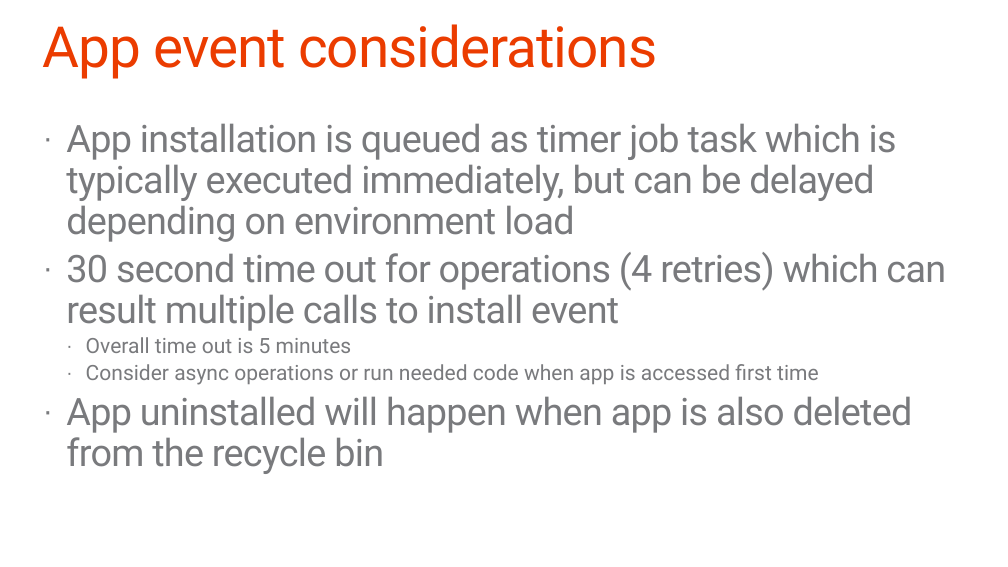
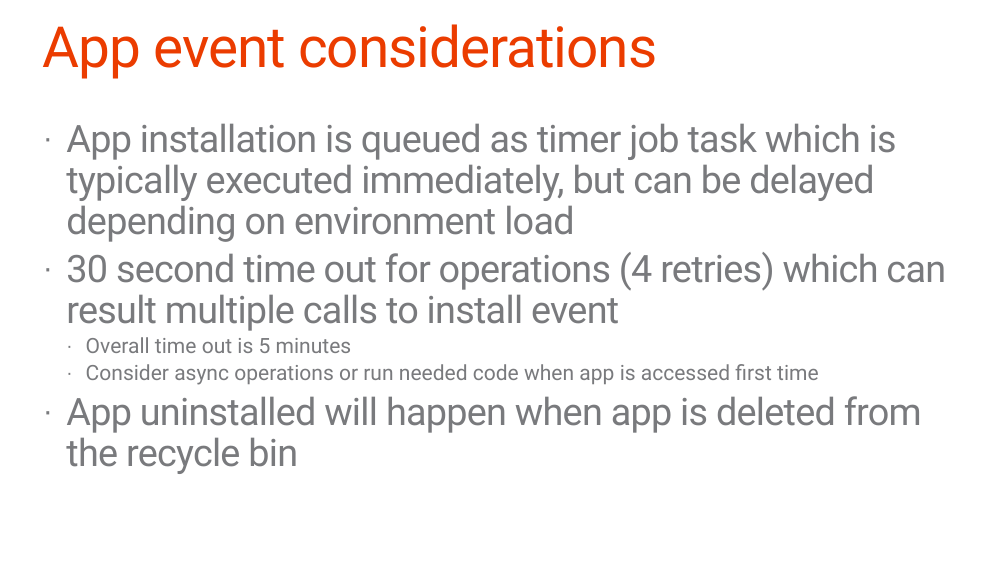
Before and after one commit to OfficeDev/TrainingContent, a slide deck: slide 32 of O3658/05 Using Remote Event Receivers and Remote Timer Jobs/5_RemoteTimersEvents.pptx. Drawn at 1008x567 pixels with LibreOffice and Linux fonts; fonts in the diff are those of the drawing; background and template pictures are left out. Boxes give left, top, right and bottom in pixels: in the first picture for what was removed or moved away, otherwise in the second. Text is boxed around its words. In the diff, an @@ line names an element or a change of style, - is before the commit and + after.

```diff
--- a/O3658/05 Using Remote Event Receivers and Remote Timer Jobs/5_RemoteTimersEvents.pptx
+++ b/O3658/05 Using Remote Event Receivers and Remote Timer Jobs/5_RemoteTimersEvents.pptx
@@ text at box(66, 396, 922, 474): text changed @@
-· App uninstalled will happen when app is also deleted from the recycle bin
+· App uninstalled will happen when app is deleted from the recycle bin
```
Also in this commit, not shown: 8 other slides changed.
